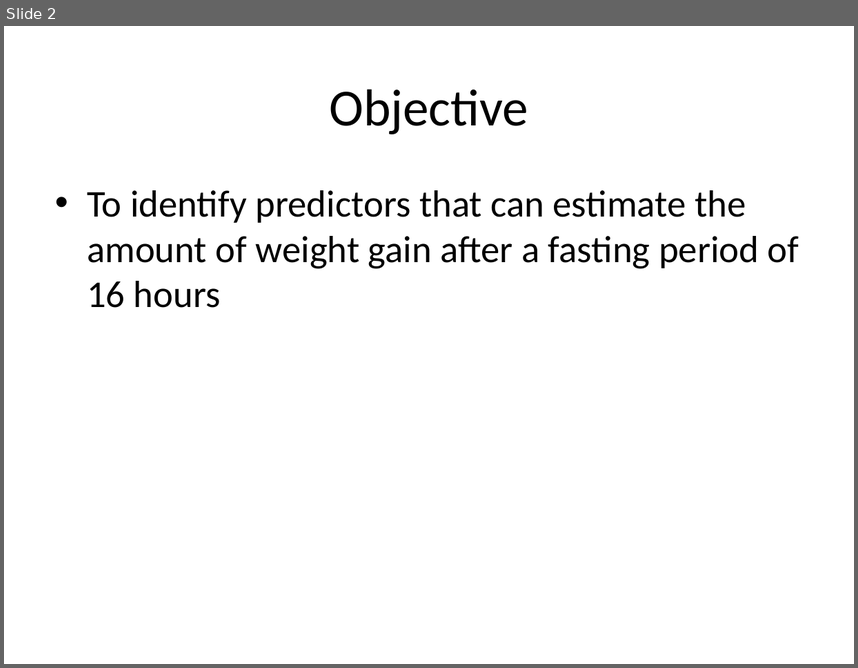
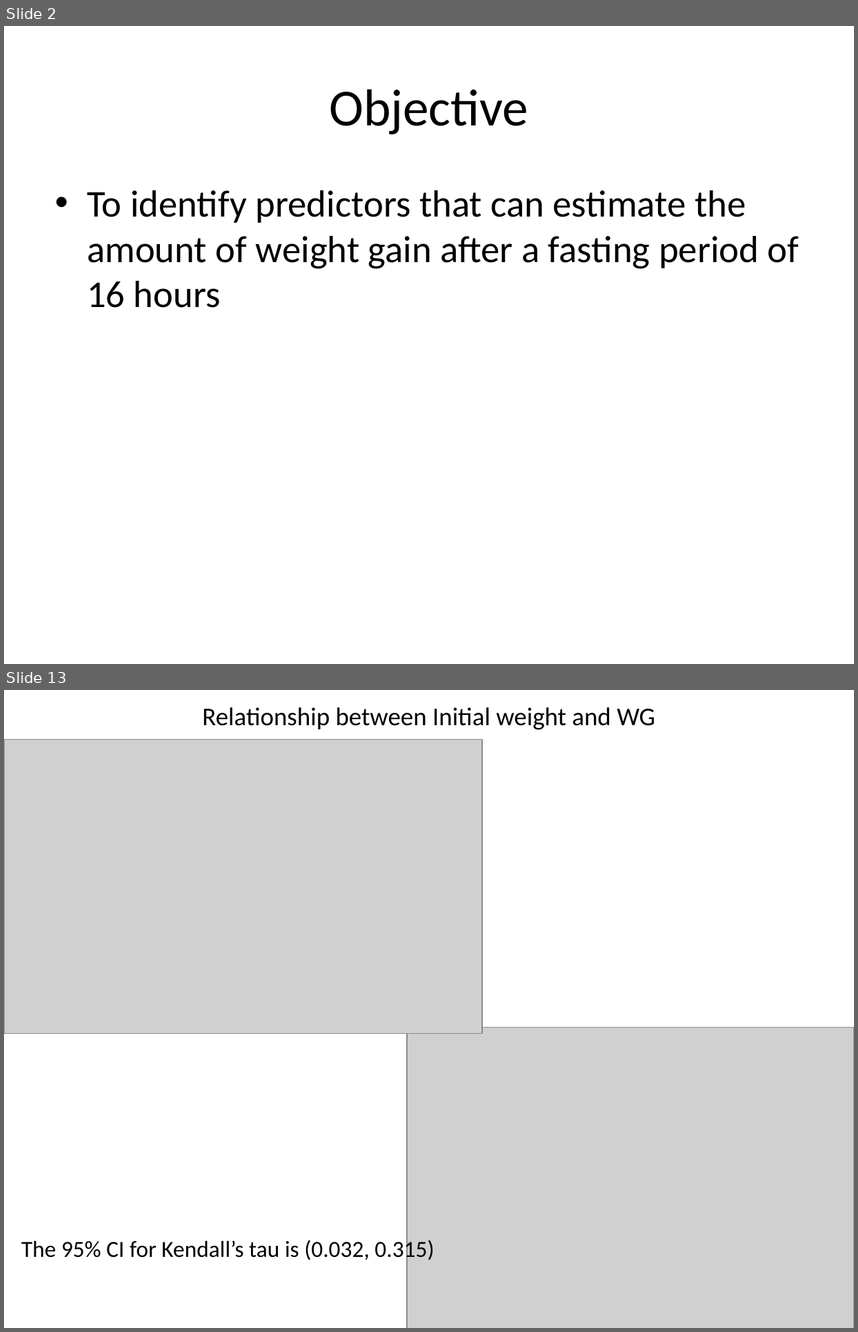
Before and after one commit to BridgesLab/PredictorsDietInducedObesity, a slide deck: ResultsSlides.pptx. Shown one above the other, each under a label of ours: slide 2 before the commit, slides 2 and 13 after it; the slides between them are not shown. The pictures are 858x668 and 858x1332 pixels, drawn with LibreOffice and Linux fonts; fonts in the diff are those of the drawing; grey boxes stand for pictures. Boxes give left, top, right and bottom in pixels: in the first picture for what was removed or moved away, otherwise in the second. Text is boxed around its words. In the diff, an @@ line names an element or a change of style, - is before the commit and + after.

```diff
--- a/ResultsSlides.pptx
+++ b/ResultsSlides.pptx
@@ slide 13 added at bbox=[4, 690, 854, 1328], background #FFFFFF @@
@@ title added at bbox=[202, 707, 655, 730], 21.6 pt, text #000000 @@
+Relationship between Initial weight and WG
@@ picture added at bbox=[4, 739, 483, 1032] @@
@@ picture added at bbox=[407, 1027, 854, 1328] @@
@@ text added at bbox=[21, 1238, 434, 1263], 19.5 pt, text #000000 @@
+The 95% CI for Kendall’s tau is (0.032, 0.315)
```
Also in this commit, not shown: 2 slides changed, 12 other slides added.
